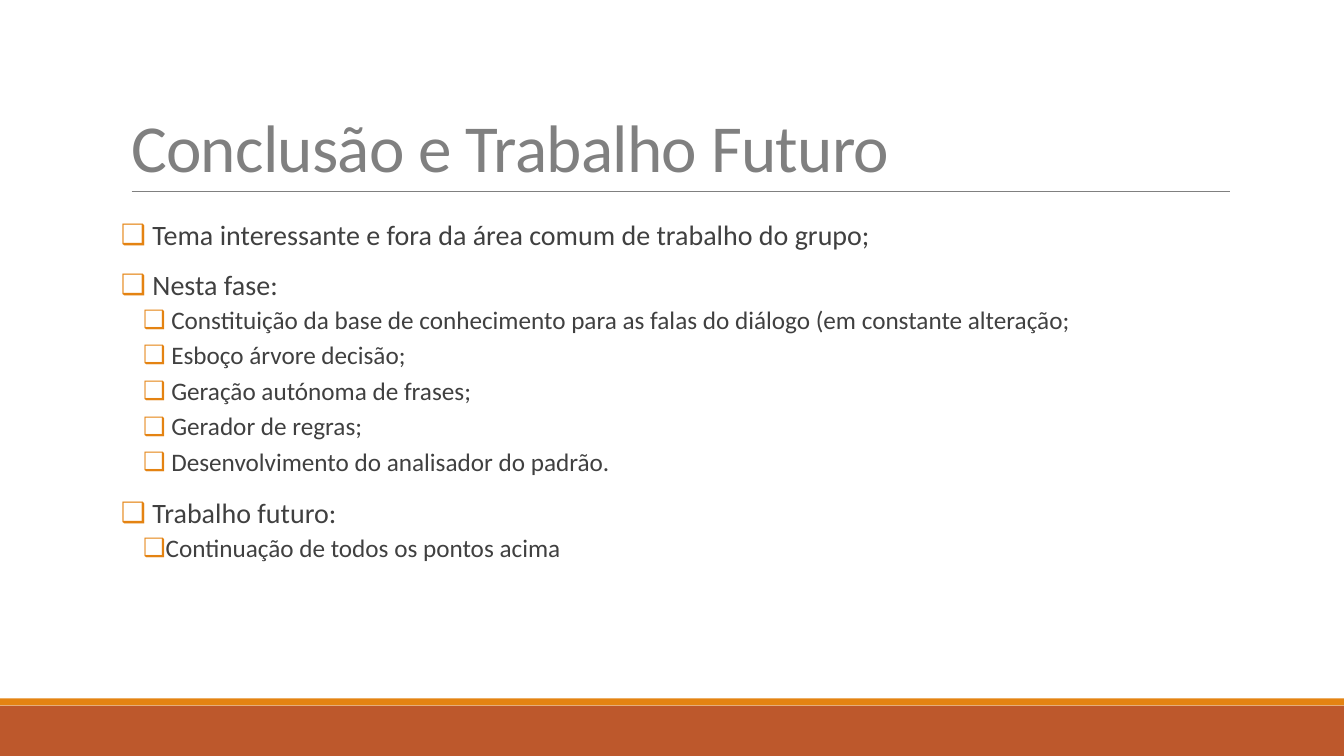
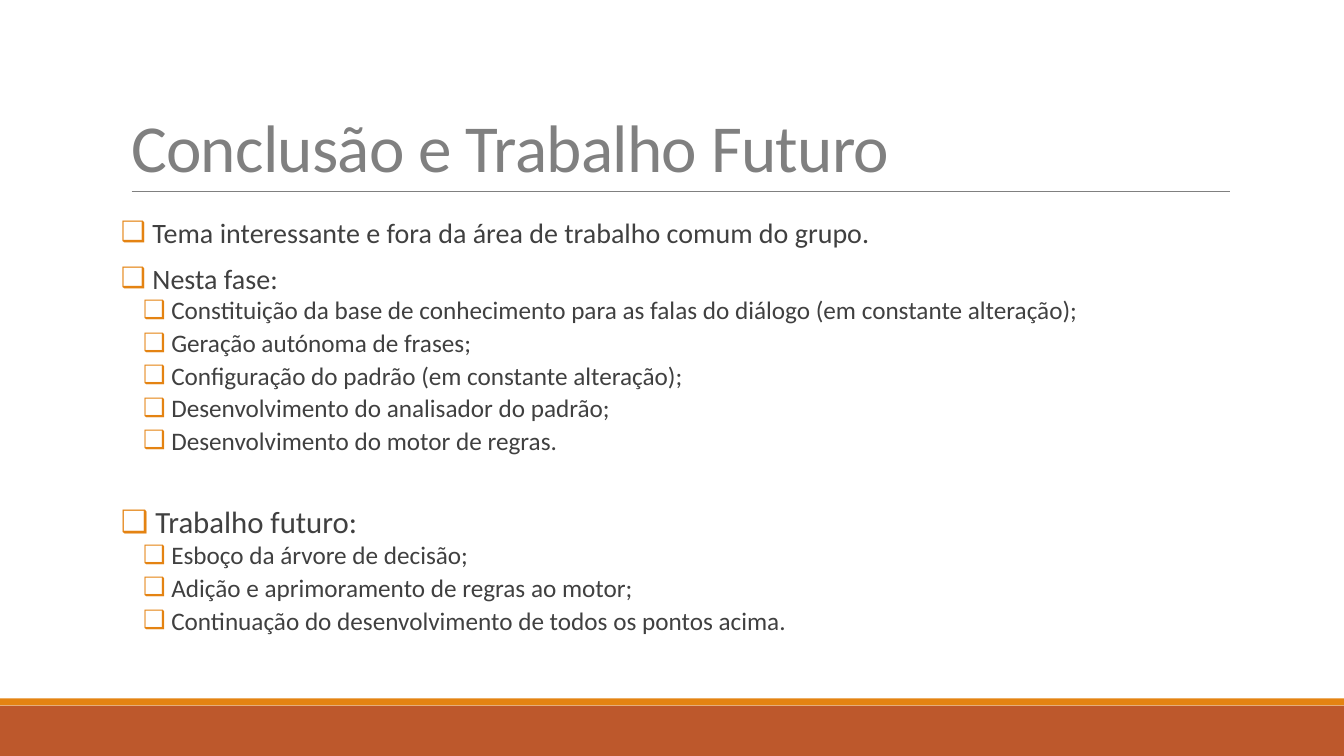
Before and after one commit to diisnc/Dialog_Agent_1819, a slide deck: slide 10 of Report/presentation.pptx. Drawn at 1344x756 pixels with LibreOffice and Linux fonts; fonts in the diff are those of the drawing. Boxes give left, top, right and bottom in pixels: in the first picture for what was removed or moved away, otherwise in the second. Text is boxed around its words. In the diff, an @@ line names an element or a change of style, - is before the commit and + after.

Commit message:
Update v2 presentation.pptx

```diff
--- a/Report/presentation.pptx
+++ b/Report/presentation.pptx
@@ text at (152, 223, 869, 248): text changed @@
-❑ Tema interessante e fora da área comum de trabalho do grupo;
+❑ Tema interessante e fora da área de trabalho comum do grupo.
@@ text at (152, 270, 471, 534): size 20 to 22 pt in "Trabalho futuro:"; line spacing 0.9 to 0.8 @@
@@ text at (171, 301, 1077, 324): text changed @@
-  ❑ Constituição da base de conhecimento para as falas do diálogo (em constante alteração;
-  ❑ Esboço árvore decisão;
+  ❑ Constituição da base de conhecimento para as falas do diálogo (em constante alteração);
@@ text at (171, 367, 682, 455): text changed @@
-  ❑ Gerador de regras;
-  ❑ Desenvolvimento do analisador do padrão.
+  ❑ Configuração do padrão (em constante alteração);
+  ❑ Desenvolvimento do analisador do padrão;
+  ❑ Desenvolvimento do motor de regras.
@@ text at (171, 546, 786, 634): text changed @@
-  ❑ Continuação de todos os pontos acima
+  ❑ Esboço da árvore de decisão;
+  ❑ Adição e aprimoramento de regras ao motor;
+  ❑ Continuação do desenvolvimento de todos os pontos acima.
```
Also in this commit, not shown: 9 other slides changed, 1 other file.
